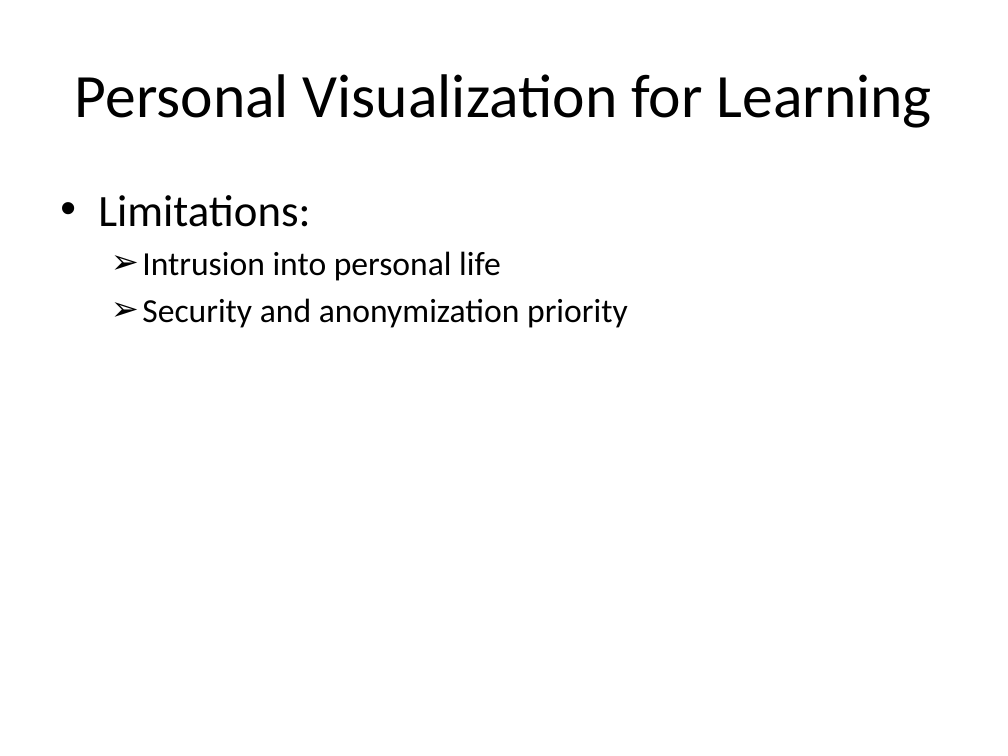
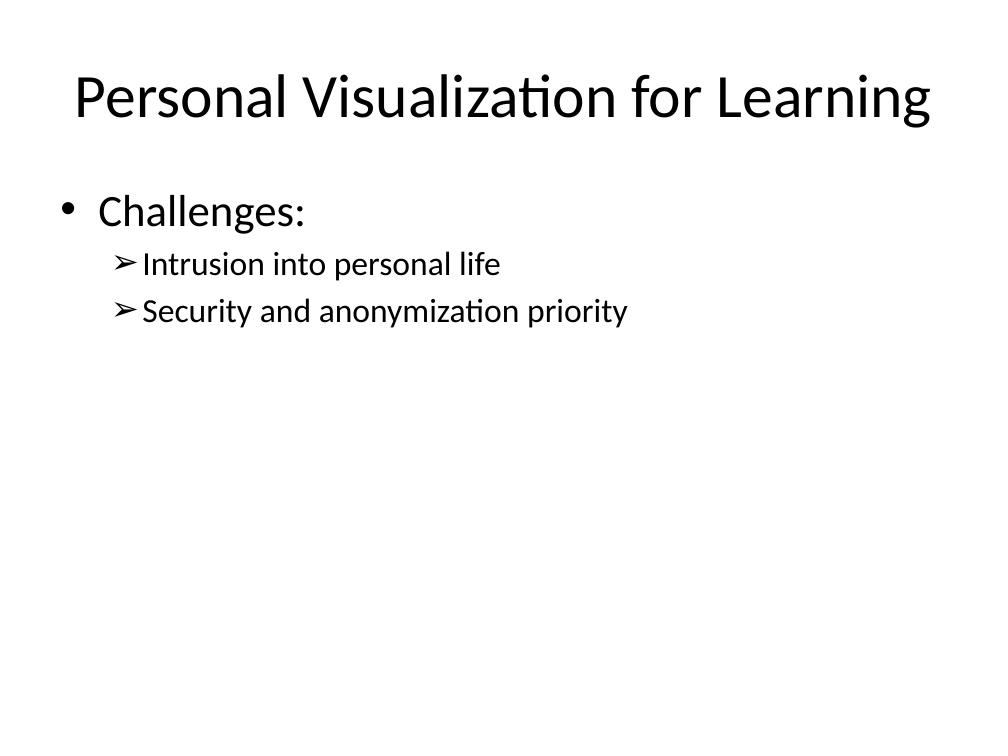
Before and after one commit to muj123-fastpwr/FYP-I, a slide deck: slide 11 of Literature Review.pptx (slide 12 before the commit). Drawn at 1008x756 pixels with LibreOffice and Linux fonts; fonts in the diff are those of the drawing. Boxes give left, top, right and bottom in pixels: in the first picture for what was removed or moved away, otherwise in the second. Text is boxed around its words. In the diff, an @@ line names an element or a change of style, - is before the commit and + after.

```diff
--- a/Literature Review.pptx
+++ b/Literature Review.pptx
@@ text at (98,195,306,234): text changed @@
-• Limitations:
+• Challenges:
```
Also in this commit, not shown: 4 other slides changed, 3 slides added.
